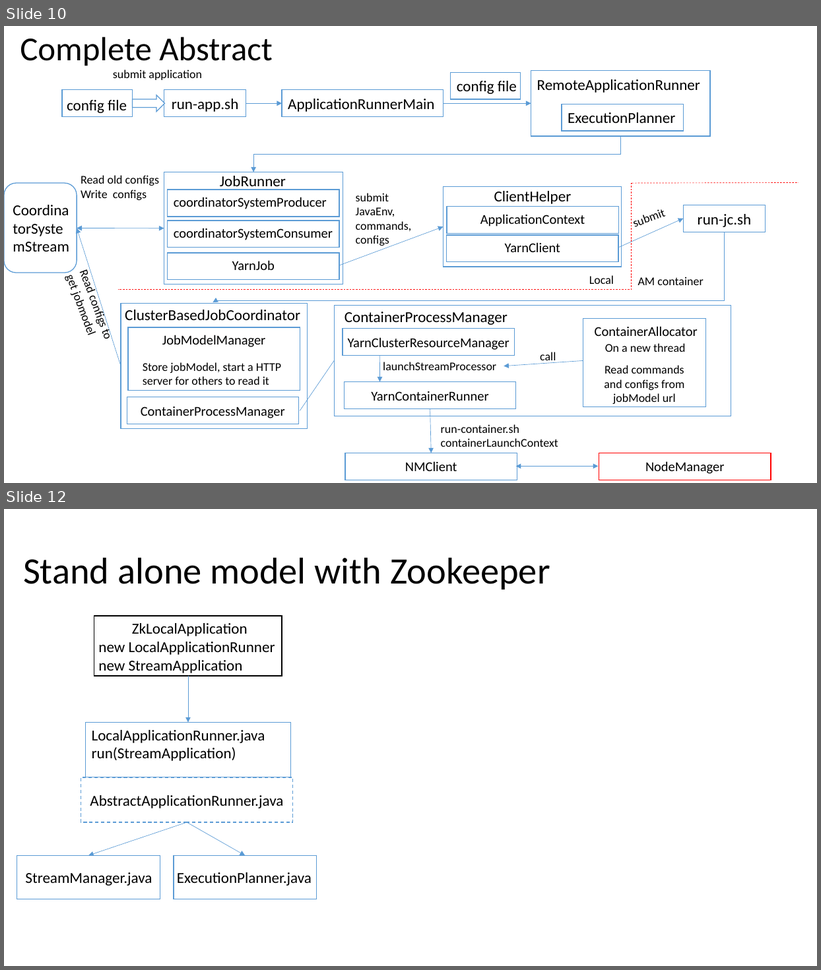
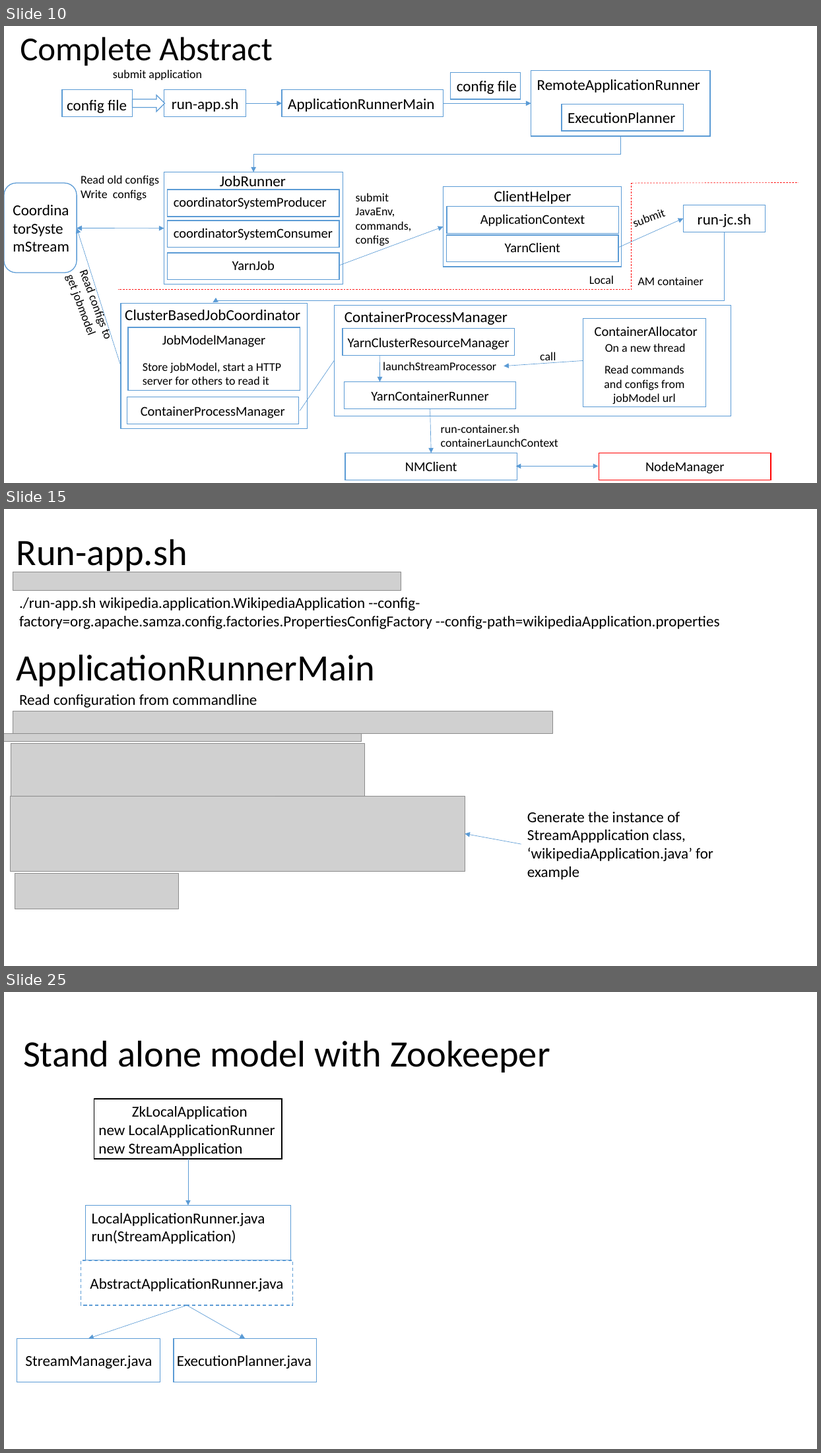
Before and after one commit to Swrrt/Samza-Documents, a slide deck: Documentation/SamzaStructure.pptx. Shown one above the other, each under a label of ours: slides 10 and 12 before the commit, slides 10, 15 and 25 after it; the slides between them are not shown. The pictures are 821x970 and 821x1453 pixels, drawn with LibreOffice and Linux fonts; fonts in the diff are those of the drawing; grey boxes stand for pictures. Boxes give left, top, right and bottom in pixels: in the first picture for what was removed or moved away, otherwise in the second. Text is boxed around its words. In the diff, an @@ line names an element or a change of style, - is before the commit and + after.

```diff
--- a/Documentation/SamzaStructure.pptx
+++ b/Documentation/SamzaStructure.pptx
@@ slide 15 added at box(4, 509, 817, 966), background #FFFFFF @@
@@ title added at box(16, 539, 187, 574), 44 pt, text #000000 @@
+Run-app.sh
@@ picture added at box(13, 572, 401, 590) @@
@@ text added at box(19, 597, 720, 629), 18 pt, text #000000 @@
+./run-app.sh wikipedia.application.WikipediaApplication --config-factory=org.apache.samza.config.factories.PropertiesConfigFactory --config-path=wikipediaApplication.properties
@@ text added at box(16, 654, 375, 687), 44 pt, text #000000 @@
+ApplicationRunnerMain
@@ text added at box(19, 694, 257, 708), 18 pt, text #000000 @@
+Read configuration from commandline
@@ picture added at box(13, 711, 552, 734) @@
@@ picture added at box(4, 734, 362, 742) @@
@@ picture added at box(11, 743, 364, 795) @@
@@ picture added at box(10, 796, 465, 872) @@
@@ text added at box(527, 812, 714, 880), 18 pt, text #000000 @@
+Generate the instance of StreamAppplication class, ‘wikipediaApplication.java’ for example
@@ arrow added from (521, 844) to (465, 834), #5B9BD5 0.5 pt @@
@@ picture added at box(15, 874, 179, 909) @@
@@ what was slide 12 is now slide 25 @@
```
Also in this commit, not shown: 1 slide changed, 12 other slides added.
